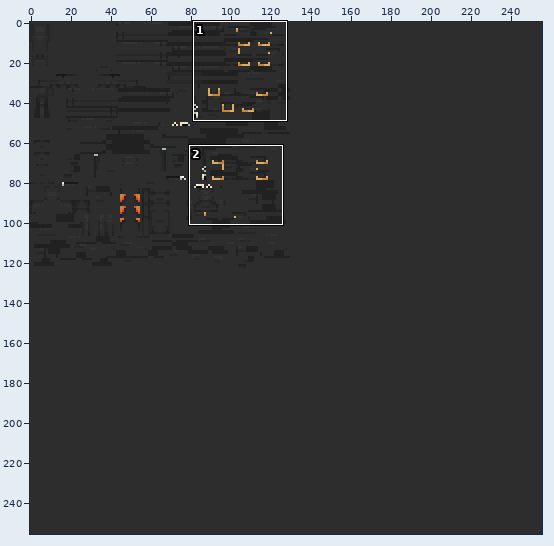
Sprite sheet, stored at src/main/resources/assets/hbr_mc/textures/models/cancer/crest_hopper_2.png. Above: a wide view before the commit, with the close-up outlined.
Close-up. Old version:
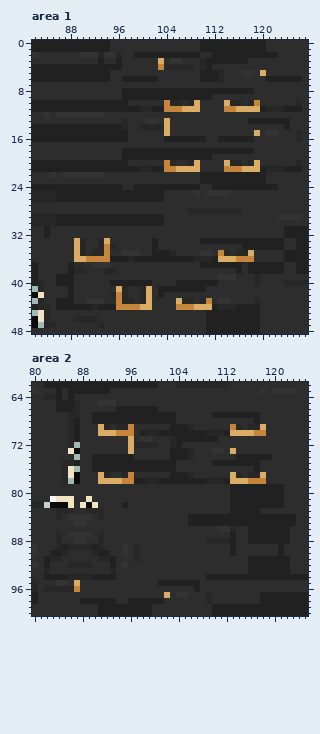
The file is 256x256 pixels. Colours within 5 levels of each other are drawn and written as one. Shown: area 1: x 82..127, y 0..48; area 2: x 80..125, y 62..100.
After the commit:
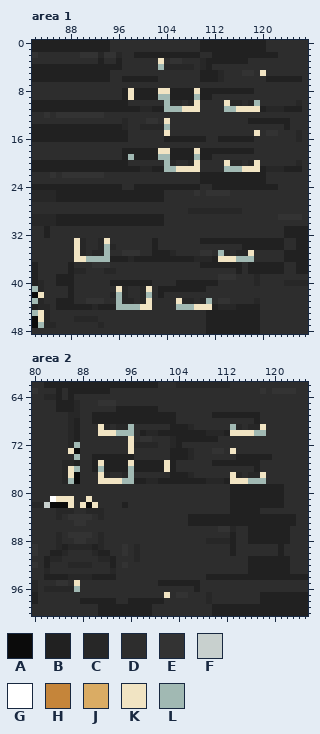
Palette (. is transparent): A #0b0b0b  B #212121  C #272727  D #2d2d2d  E #333333  F #c8d0ce  G #ffffff  H #c5853a  J #daac64  K #f1e4c3  L #a1b9b3
Diff:
Area 1:
The author changed colour B to colour K in row 8 at x 98, 103 to 104 and 109; in row 9 at x 98; in row 18 at x 103 to 104 and 109.
The author changed colour J to colour K in row 3 at x 103; in row 5 at x 120; in row 10 at x 109 and 114; in row 11 at x 107 to 109 and 116 to 119; in row 13 at x 104; in row 15 at x 104 and 119.
The author changed colour J to colour K in row 20 at x 109, 114 and 119; in row 21 at x 106 to 109 and 117 to 119; in row 33 at x 89 and 94; in row 34 at x 89; in row 35 at x 89 and 118; in row 36 at x 89 to 90 and 113 to 115.
The author changed colour J to colour K in row 41 at x 96 and 101; in row 43 at x 101 and 106; in row 44 at x 100 to 101 and 109 to 111.
The author changed colour B to colour L in row 9 at x 103 to 104 and 109; in row 19 at x 98, 103 to 104 and 109.
The author changed colour H to colour L in row 4 at x 103; in row 10 at x 104 and 119; in row 11 at x 104 to 106 and 114 to 115; in row 20 at x 104; in row 21 at x 104 to 105 and 114 to 116; in row 34 at x 94.
The author changed colour H to colour L in row 35 at x 94 and 113; in row 36 at x 91 to 94 and 116 to 118; in row 42 at x 96; in row 43 at x 96 and 111; in row 44 at x 96 to 99 and 106 to 108.
The author changed colour J to colour L in row 14 at x 104; in row 42 at x 101.
Area 2:
The author changed colour B to colour K in row 75 at x 91, 96 and 102; in row 76 at x 102.
The author changed colour J to colour K in row 69 at x 91 and 118; in row 70 at x 91 to 93 and 113 to 116; in rows 71 to 72 at x 96; in row 73 at x 96 and 113; in row 77 at x 91, 113 and 118; in row 78 at x 91 to 94 and 113 to 115.
The author changed colour J to colour K in row 95 at x 87; in row 97 at x 102.
The author changed colour B to colour L in row 76 at x 91 and 96.
The author changed colour H to colour L in row 69 at x 96 and 113; in row 70 at x 94 to 96 and 117 to 118; in row 77 at x 96; in row 78 at x 95 to 96 and 116 to 118; in row 96 at x 87.
